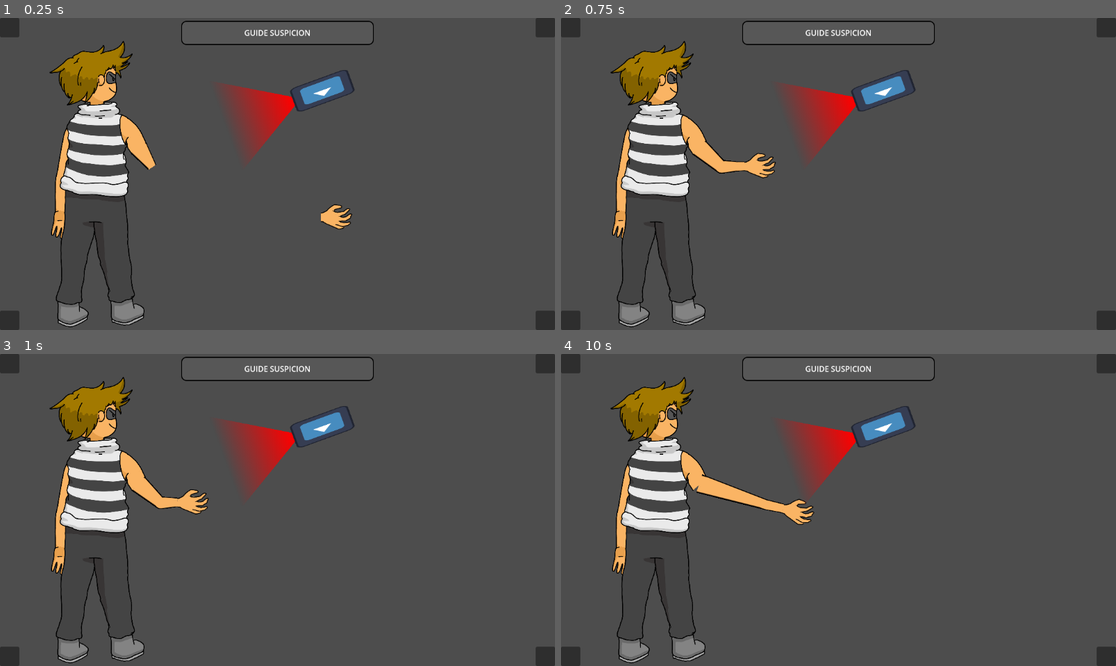
Above: before the commit, frames 1-4 (two rows, left to right).
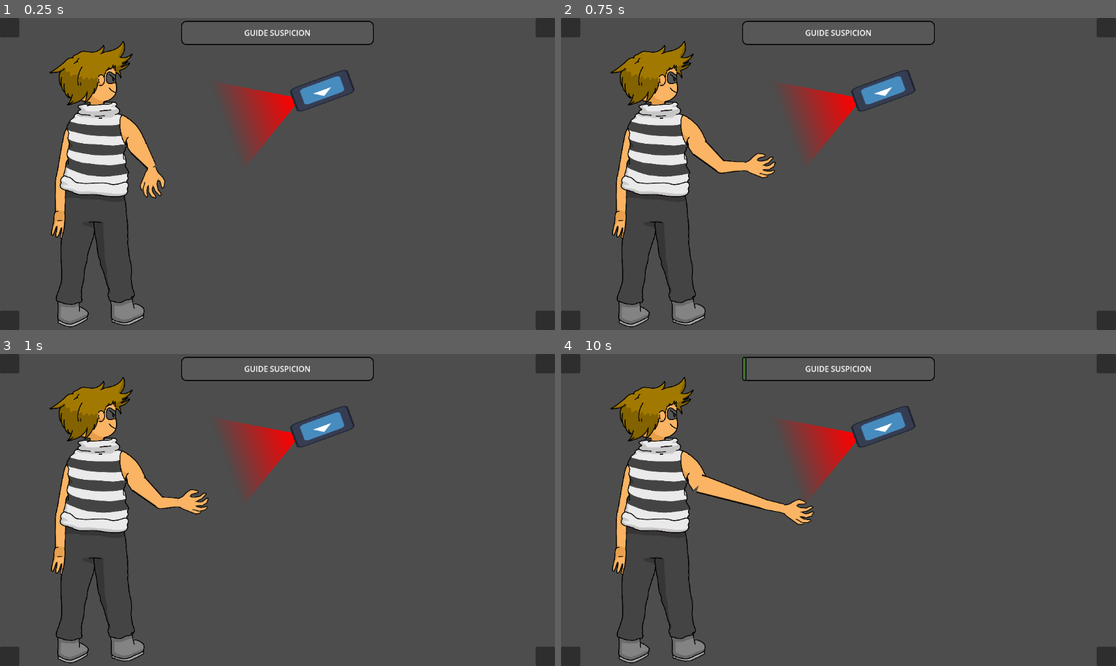
Above: after the commit, the same moments.

Repository: Skyepulse/LUDUM_DARE_58_MATELOU-CO
Game: Godot game, scene res://scenes/scene_tests_MAEL.tscn
Two runs of this game, one before a commit and one after it. Both use one fixed random seed, a clock stepped at 60 frames per second and the inputs below. The engine's default icon, where the game draws it, is replaced by a stand-in: a white triangle on a blue panel in a dark square.
Inputs (mouse positions are in pixels of both pictures, inside the frame that each line leads up to):
- Up to frame 1 (0.25 s): no input
- Up to frame 2 (0.75 s): tap Enter at 0.5 s; move the mouse to (960, 158) at 0.52 s; click (960, 158) at 0.67 s
- Up to frame 3 (1 s): tap Space at 0.77 s
- Up to frame 4 (10 s): move the mouse to (727, 525) at 1.27 s; click (727, 525) at 1.42 s; tap Space at 1.52, 2, 3.02, 3.77, 4.52, 6.02, 6.5, 6.77, 7.52, 9.02, 9.5, 9.77 s; move the mouse to (894, 441) at 2.02 s; click (894, 441) at 2.17 s; move the mouse to (810, 572) at 2.77 s; click (810, 572) at 2.92 s; move the mouse to (1005, 556) at 3.52 s; click (1005, 556) at 3.67 s; move the mouse to (672, 463) at 4.27 s; click (672, 463) at 4.42 s; tap Enter at 5, 8 s; move the mouse to (866, 510) at 5.02 s; click (866, 510) at 5.17 s; move the mouse to (755, 432) at 5.77 s; click (755, 432) at 5.92 s; move the mouse to (960, 494) at 6.52 s; click (960, 494) at 6.67 s; move the mouse to (727, 525) at 7.27 s; click (727, 525) at 7.42 s; move the mouse to (894, 441) at 8.02 s; click (894, 441) at 8.17 s; move the mouse to (810, 572) at 8.77 s; click (810, 572) at 8.92 s; move the mouse to (1005, 556) at 9.52 s; click (1005, 556) at 9.67 s

The runs differ from the first frame. In frame 1, 0.6% of the frame differs, in the area x 25-64%, y 47-68%; in frame 2, nothing differs; in frame 3, nothing differs; in frame 4, less than 0.1%.
Error before the commit: Parse Error: Function "print_err()" not found in base self. (res://scripts/Singletons/GameManager.gd:29)

Commit message:
solved pb

Diff:
--- a/scripts/Singletons/GameManager.gd
+++ b/scripts/Singletons/GameManager.gd
@@ -26,7 +26,7 @@
     if Player:
         return Player.retracting
     else:
-        print_err("GameManager: Player reference is null!")
+        print("[ERROR] GameManager: Player reference is null!")
     return false
 
 func _process(delta: float):
